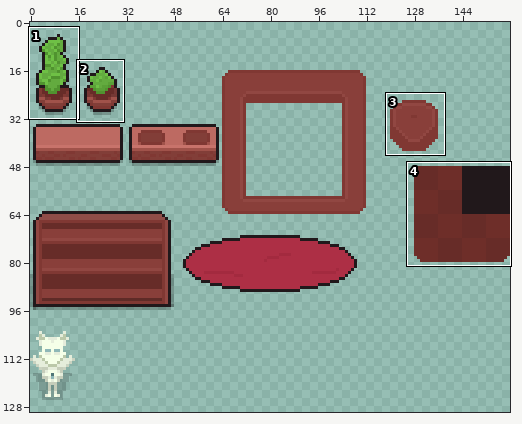
Sprite sheet, stored at Assets/Prototyping/Tilemaps/library.png. Above: a wide view before the commit, with the close-up outlined.
Close-up. The starting point:
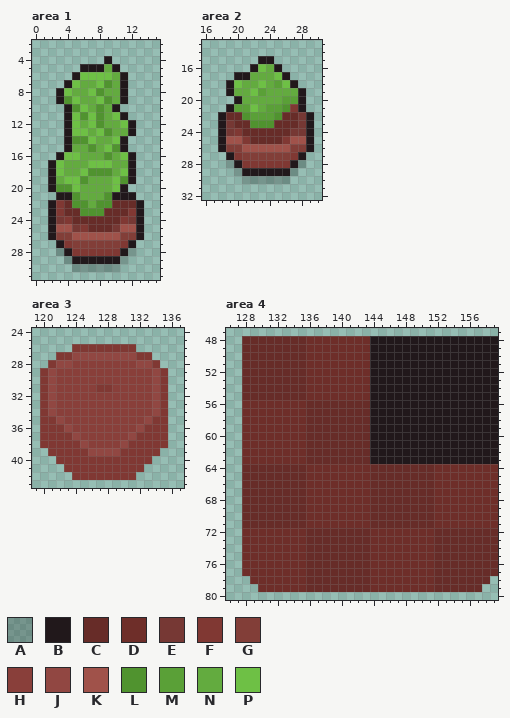
The file is 160x224 pixels. Colours within 5 levels of each other are drawn and written as one. Shown: area 1: x 0..15, y 2..31; area 2: x 16..30, y 13..32; area 3: x 119..137, y 24..43; area 4: x 126..159, y 47..80. The wide view leaves out empty margins. The commit also changed other parts of the picture, which this record leaves out.
Palette (. is transparent): A #00000037  B #21181b  C #672c28  D #6e2e29  E #763834  F #803833  G #823e38  H #893f3a  J #914742  K #a0524a  L #50932f  M #5aa037  N #63ab3f  P #6ec045
New version:
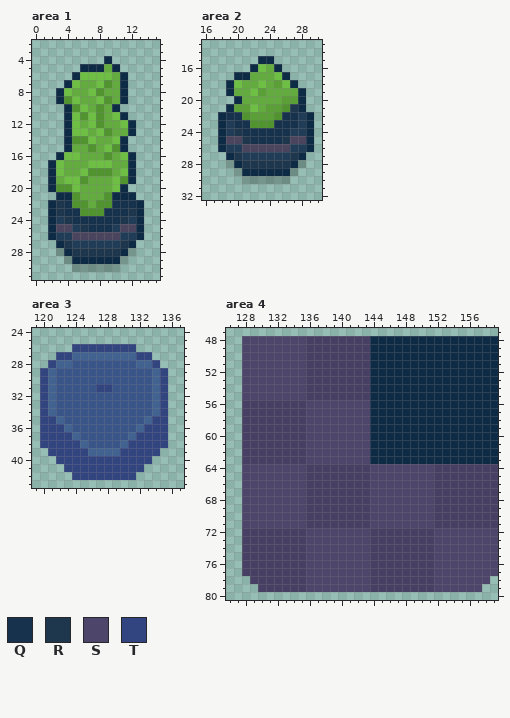
Colours new in this view: Q #17324c  R #1f374d  S #4e456b  T #334580
What changed:
colour B: #21181b -> #0d2b45
colour D: #6e2e29 -> #483f65
colour G: #823e38 -> #203c56
colour H: #893f3a -> #3a5589
colour J: #914742 -> #426291
colour K: #a0524a -> #4a445e
Changed rows in their new state; - is a pixel that keeps its letter.
Area 1:
first column x 3:
22 RQ-----QQQ
23 RQQ---QQQR
24 GRQQQQQQRG
25 --GRQQQG--
27 -R------R-
28 --RRRRRR--
Area 2:
first column x 19:
21 --------R-
22 QQ-----QQG
23 GQQ---QQQG
24 GRQQQQQQGG
25 --RQQQQR--
27 -R------R-
28 --RRRRRR--
Area 3:
first column x 120:
26 ----TTTTTTTT----
27 --TT--------TT--
28 -T------------T-
29 T--------------T
30 T--------------T
31 T------TT------T
32 T--------------T
33 T--------------T
34 T--------------T
35 TT------------TT
36 TTT----------TTT
37 TTTT--------TTTT
38 TTTTT------TTTTT
39 -TTTTT----TTTTT-
40 --TTTTTTTTTTTT--
41 ---TTTTTTTTTT---
42 ----TTTTTTTT----
Area 4:
first column x 128:
48 SSSSSSSS------------------------
49 SSSSSSSS------------------------
50 SSSSSSSS------------------------
51 SSSSSSSS------------------------
52 SSSSSSSS------------------------
53 SSSSSSSS------------------------
54 SSSSSSSS------------------------
55 SSSSSSSS------------------------
56 --------SSSSSSSS----------------
57 --------SSSSSSSS----------------
58 --------SSSSSSSS----------------
59 --------SSSSSSSS----------------
60 --------SSSSSSSS----------------
61 --------SSSSSSSS----------------
62 --------SSSSSSSS----------------
63 --------SSSSSSSS----------------
64 SSSSSSSS--------SSSSSSSS--------
65 SSSSSSSS--------SSSSSSSS--------
66 SSSSSSSS--------SSSSSSSS--------
67 SSSSSSSS--------SSSSSSSS--------
68 SSSSSSSS--------SSSSSSSS--------
69 SSSSSSSS--------SSSSSSSS--------
70 SSSSSSSS--------SSSSSSSS--------
71 SSSSSSSS--------SSSSSSSS--------
72 --------SSSSSSSS--------SSSSSSSS
73 --------SSSSSSSS--------SSSSSSSS
74 --------SSSSSSSS--------SSSSSSSS
75 --------SSSSSSSS--------SSSSSSSS
76 --------SSSSSSSS--------SSSSSSSS
77 --------SSSSSSSS--------SSSSSSSS
78 --------SSSSSSSS--------SSSSSSS-
79 --------SSSSSSSS--------SSSSSS--
